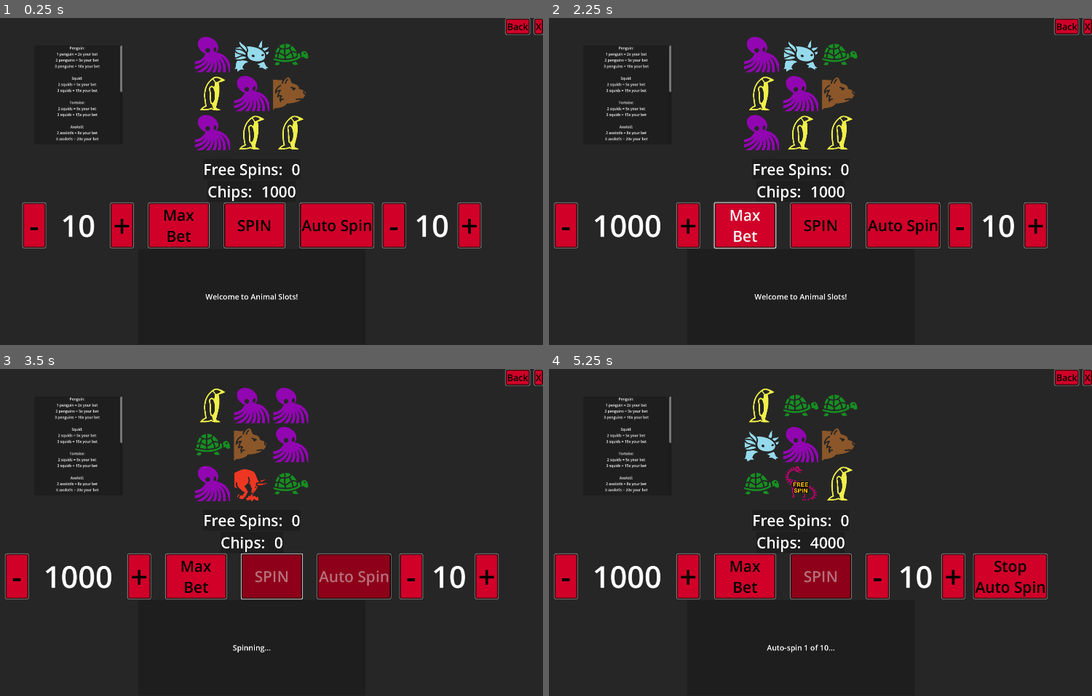
Above: before the commit, frames 1-4 (two rows, left to right).
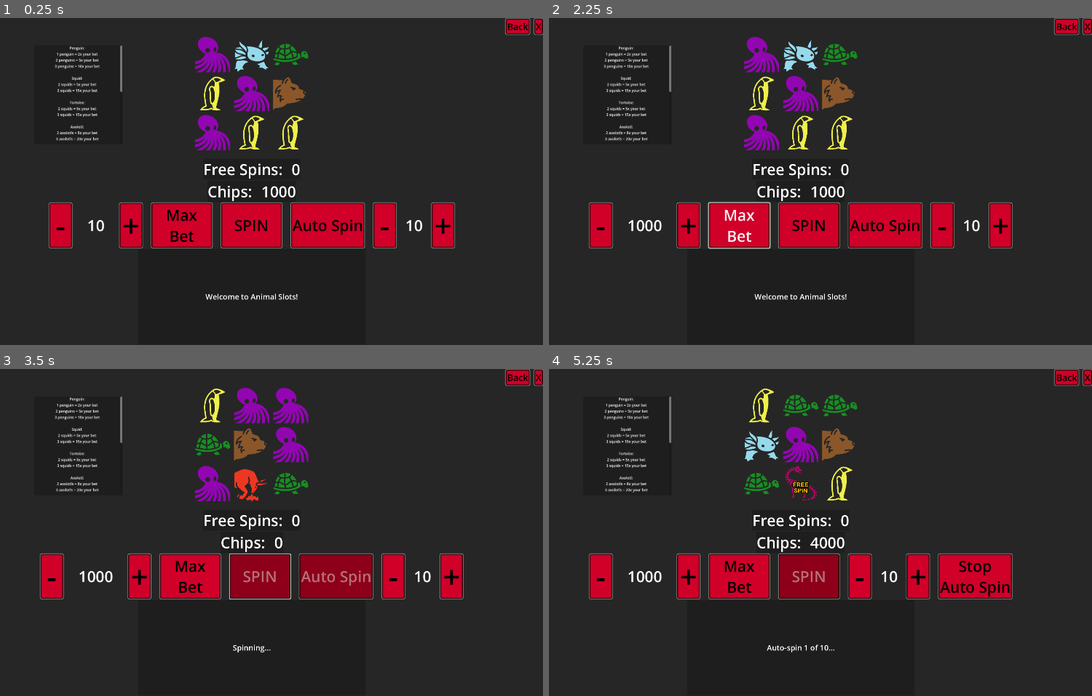
Above: after the commit, the same moments.

Repository: InadequateUsername/Ante-Up
Game: Godot game, scene res://Scenes/Games/Slots/slots.tscn
Same seed, same stepped clock (60 frames per second), same inputs: the game is played once before the commit and once after it. This scene is started directly instead of the project's main scene.
Inputs:
- Up to frame 1 (0.25 s): no input
- Up to frame 2 (2.25 s): click "-" at 0.5 s; click "+" at 1.25 s; click "Max Bet" at 2 s
- Up to frame 3 (3.5 s): click "SPIN" at 2.75 s
- Up to frame 4 (5.25 s): click "-" at 3.5 s; click "+" at 4.25 s; click "Auto Spin" at 5 s

The runs differ from the first frame. In frame 1, 5.5% of the frame differs, in the area x 4-89%, y 56-71%; in frame 2, 6.2%; in frame 3, 6.3%; in frame 4, 6.5%, in the area x 0-92%, y 56-71%.

Commit message:
Just UI Commits - Nothing to Fucking See Here

Diff:
--- a/Scenes/Games/Slots/slots.tscn
+++ b/Scenes/Games/Slots/slots.tscn
@@ -196,7 +196,7 @@
 layout_mode = 2
 size_flags_horizontal = 4
 size_flags_vertical = 4
-theme_override_constants/separation = 50
+theme_override_constants/separation = 30
 alignment = 1
 
 [node name="BetControls" type="HBoxContainer" parent="MainContainer/ControlsContainer"]
@@ -212,8 +212,8 @@
 
 [node name="BetAmountLabel" type="Label" parent="MainContainer/ControlsContainer/BetControls"]
 layout_mode = 2
-theme_override_font_sizes/font_size = 100
-text = "100"
+theme_override_font_sizes/font_size = 50
+text = "1000000000"
 
 [node name="BetUpButton" type="Button" parent="MainContainer/ControlsContainer/BetControls"]
 custom_minimum_size = Vector2(75, 0)
@@ -257,8 +257,8 @@
 
 [node name="AutoSpinCountLabel" type="Label" parent="MainContainer/ControlsContainer/AutoSpinControls"]
 layout_mode = 2
-theme_override_font_sizes/font_size = 100
-text = "0"
+theme_override_font_sizes/font_size = 50
+text = "1000"
 
 [node name="AutoSpinUpButton" type="Button" parent="MainContainer/ControlsContainer/AutoSpinControls"]
 custom_minimum_size = Vector2(75, 0)
